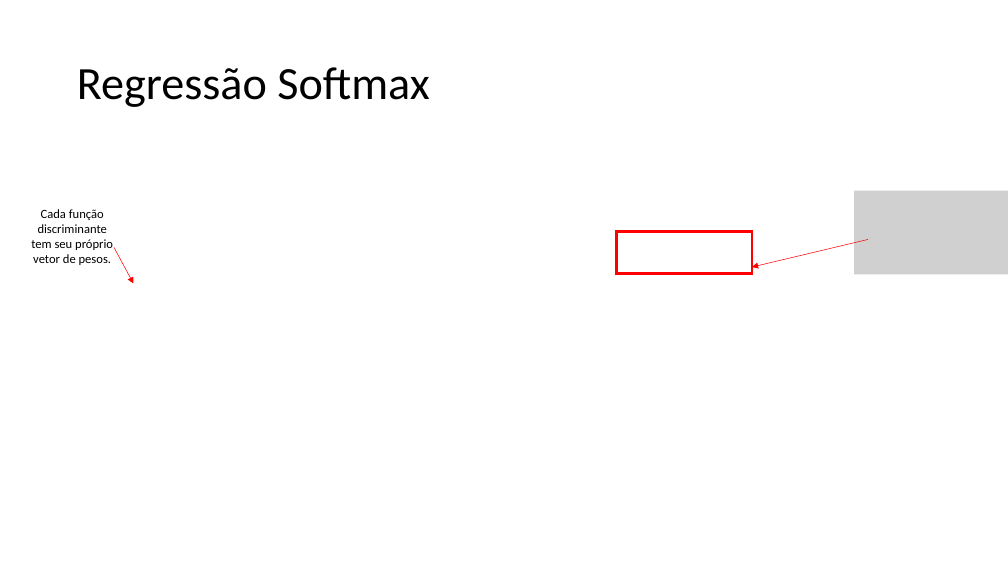
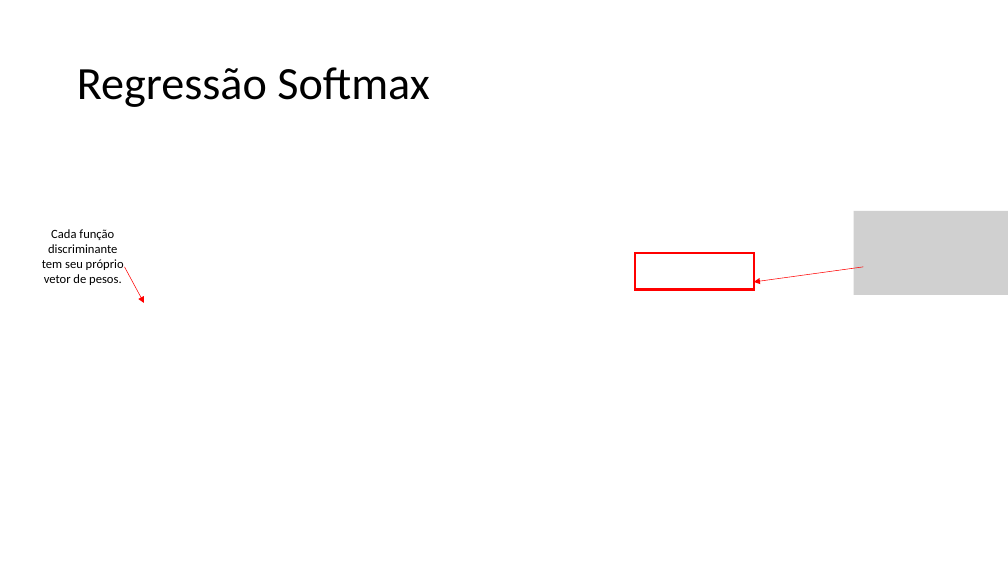
Before and after one commit to zz4fap/t320_aprendizado_de_maquina, a slide deck: slide 9 of slides/T320_Classificação (Parte IV).pptx. Drawn at 1008x567 pixels with LibreOffice and Linux fonts; fonts in the diff are those of the drawing; grey boxes stand for pictures. Boxes give left, top, right and bottom in pixels: in the first picture for what was removed or moved away, otherwise in the second. Text is boxed around its words. In the diff, an @@ line names an element or a change of style, - is before the commit and + after.

```diff
--- a/slides/T320_Classificação (Parte IV).pptx
+++ b/slides/T320_Classificação (Parte IV).pptx
@@ text "Cada função discriminante tem seu ...": place and size @@
-text "Cada função discriminante tem seu ..." at (31, 209, 113, 265)
+text "Cada função discriminante tem seu ..." at (42, 229, 124, 285)
@@ picture: place and size @@
-picture at (854, 191, 1008, 274)
+picture at (854, 211, 1008, 295)
@@ arrow moved from (114, 247) - (134, 284) to (125, 267) - (144, 303) @@
@@ rectangle: place and size @@
-rectangle at (616, 231, 752, 274)
+rectangle at (635, 253, 754, 290)
@@ arrow moved from (868, 240) - (752, 267) to (864, 267) - (754, 282) @@
```
Also in this commit, not shown: 4 other slides changed, 3 other files.
